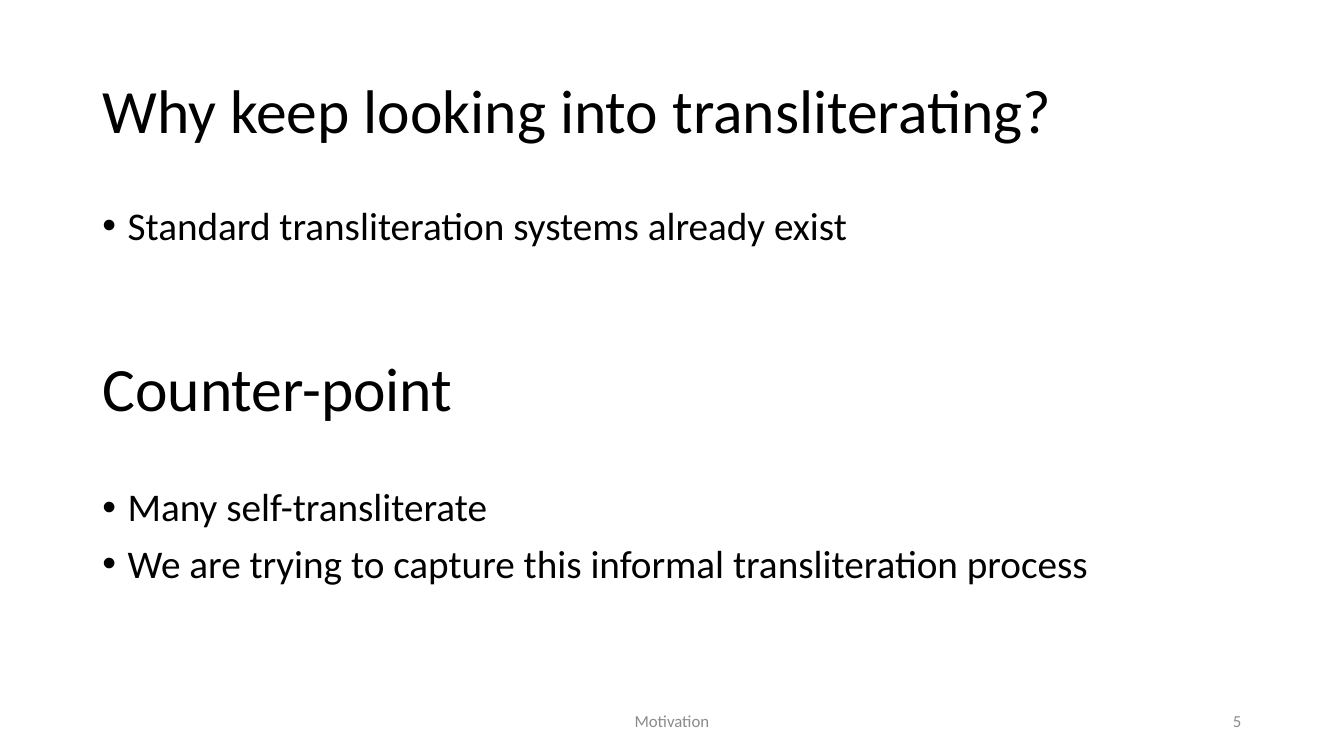
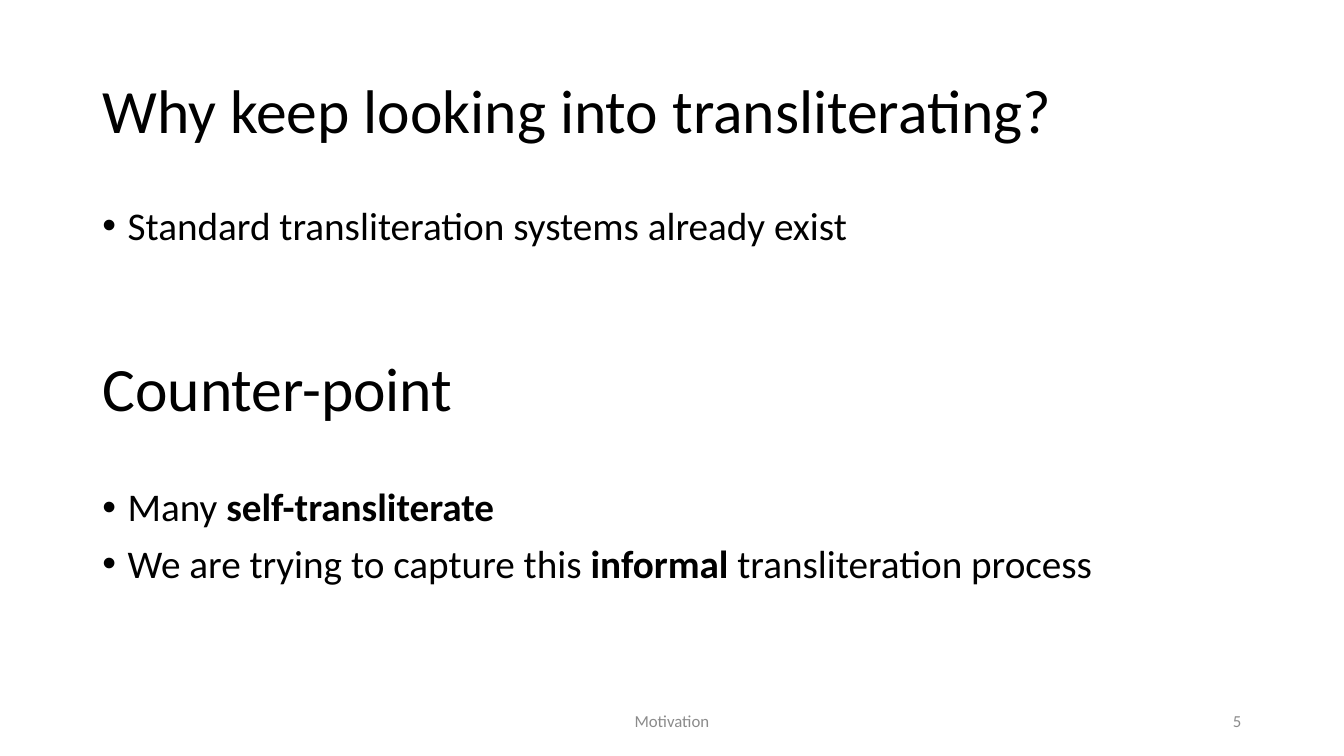
Before and after one commit to yu-greenland/name_transliteration, a slide deck: slide 5 of documents/actual presentation.pptx. Drawn at 1344x756 pixels with LibreOffice and Linux fonts; fonts in the diff are those of the drawing. Boxes give left, top, right and bottom in pixels: in the first picture for what was removed or moved away, otherwise in the second. Text is boxed around its words. In the diff, an @@ line names an element or a change of style, - is before the commit and + after.

```diff
--- a/documents/actual presentation.pptx
+++ b/documents/actual presentation.pptx
@@ text at <box>128,493,1092,585</box>: bold on in "self-transliterate", "informal" @@
```
Also in this commit, not shown: 1 other slide changed, 23 slides added, 3 other files.
